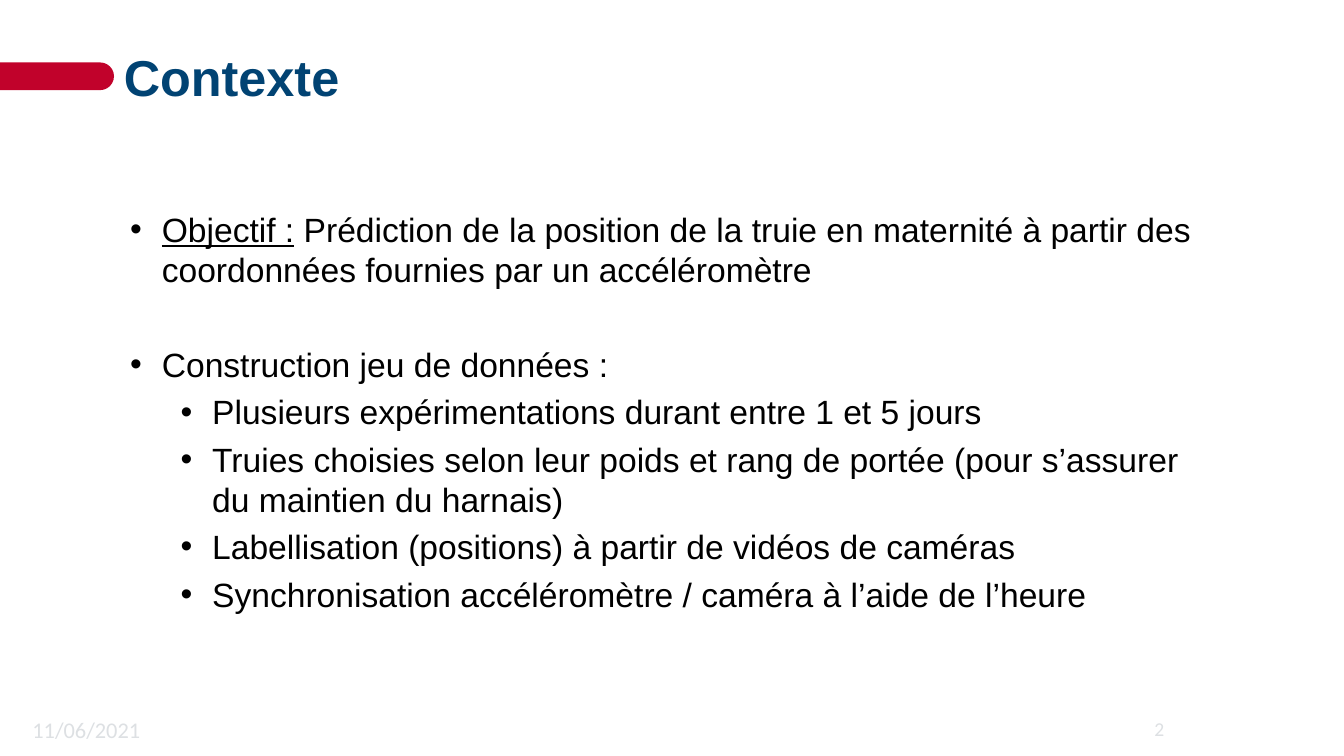
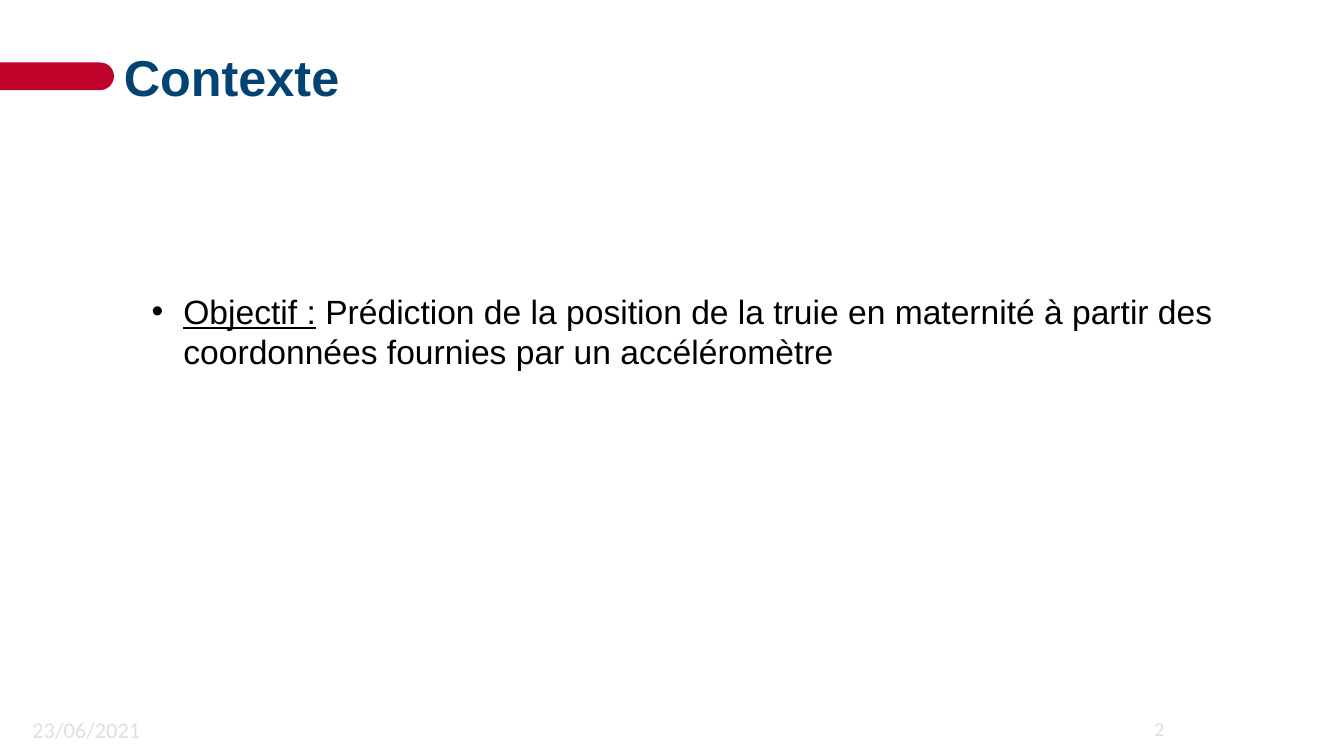
Before and after one commit to fjrmoreews/umt-reproducibility, a slide deck: slide 2 of umt-training-course/jupyter-python/machine-learning/pres_data_accelero.pptx. Drawn at 1344x756 pixels with LibreOffice and Linux fonts; fonts in the diff are those of the drawing; background and template pictures are left out. Boxes give left, top, right and bottom in pixels: in the first picture for what was removed or moved away, otherwise in the second. Text is boxed around its words. In the diff, an @@ line names an element or a change of style, - is before the commit and + after.

```diff
--- a/umt-training-course/jupyter-python/machine-learning/pres_data_accelero.pptx
+++ b/umt-training-course/jupyter-python/machine-learning/pres_data_accelero.pptx
@@ text "Objectif : Prédiction de la ...": place and size @@
-text "Objectif : Prédiction de la ..." at [162,217,1190,614]
+text "Objectif : Prédiction de la ..." at [183,299,1212,371]
@@ text at [162,352,1178,614]: paragraphs removed @@
-      • Construction jeu de données :
-        • Plusieurs expérimentations durant entre 1 et 5 jours
-        • Truies choisies selon leur poids et rang de portée (pour s’assurer du maintien du harnais)
-        • Labellisation (positions) à partir de vidéos de caméras
-        • Synchronisation accéléromètre / caméra à l’aide de l’heure
@@ text at [22,709,158,749]: text changed @@
-11/06/2021
+23/06/2021
```
Also in this commit, not shown: 5 other slides changed.
